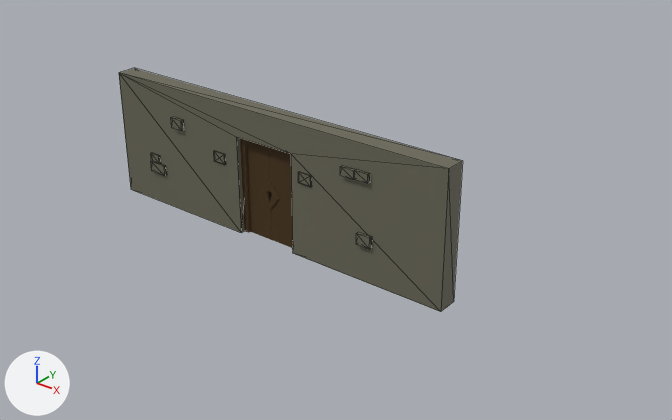
Two versions of the glTF model assets/art/models/game/wall_with_door.glb, one commit apart.
The view is the same before and after, from a 50 mm camera at (27.7, -29.7, 21.2) aimed at (2.8, 1.3, 1.9). The axes (+X, +Y, +Z) are drawn at lower left. The lights are the same throughout. The older version comes first. Mesh edges are drawn as thin lines on the coarser meshes. Where no turn or scale is listed for an object, it has been applied to the vertices. Vertices at exactly the same position are counted once.

Objects in the first picture: 'Door', 'Doorway', 'Wall' and 8 more.
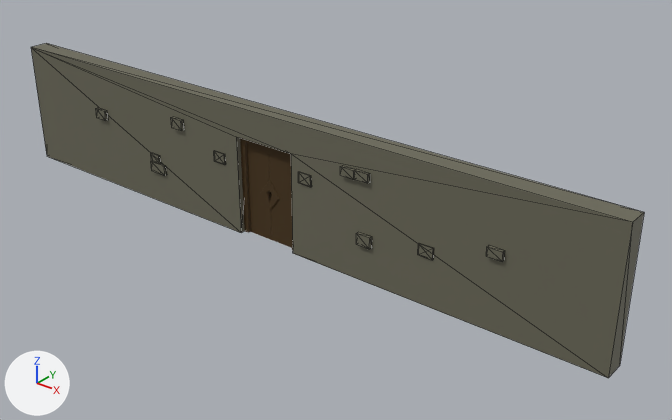
Commit message: Чуть-чуть увеличена стена

Pixel boxes [x1, y1, x2, y2] of what changed, in the pictures (672 x 420 px):
'Wall', reshaped (78% wider, 37% taller)
    before: [119, 68, 463, 312]
    after: [31, 43, 644, 378]
'Brick.009', added
    after: [486, 245, 505, 261]
'Brick.010', added
    after: [96, 107, 108, 121]

What the commit changed:
me_cube is used by ob_wall; location (0.0, 0.0, 0.0).
Before the commit, vertices of me_cube: 0 (10.0, 0.5, 6.6) at pixel (462, 160), 1 (10.0, 0.5, 0.0) at pixel (453, 301), 2 (10.0, -0.5, 6.6) at pixel (448, 168), 3 (10.0, -0.5, 0.0) at pixel (440, 311), 4 (-10.0, 0.5, 6.6) at pixel (134, 67).
Before the commit, vertices of me_cube: 5 (-10.0, 0.5, 0.0), 6 (-10.0, -0.5, 6.6) at pixel (118, 72), 7 (-10.0, -0.5, 0.0) at pixel (130, 189).
me_cube had 16 vertices, 28 faces and spanned x -10.0..10.0, y -0.5..0.5, z 0.0..6.6.
me_cube now has 16 vertices, 28 faces and spans x -17.6..17.6, y -0.5..0.5, z 0.0..6.6.
Part 1, on me_cube:
Vertices 4 to 7 of me_cube move by (-7.6, 0.0, 0.0).
Vertices 0 to 3 of me_cube move by (7.6, 0.0, 0.0).
Object 'Brick.010' (ob_brick_010) is new; it shows a copy of the mesh of ob_brick_007.
Its location is (-11.68, -0.51, 4.0).
Object 'Brick.009' (ob_brick_009) is new; it shows a copy of the mesh of ob_brick_006.
Its location is (12.42, -0.51, 3.68).
